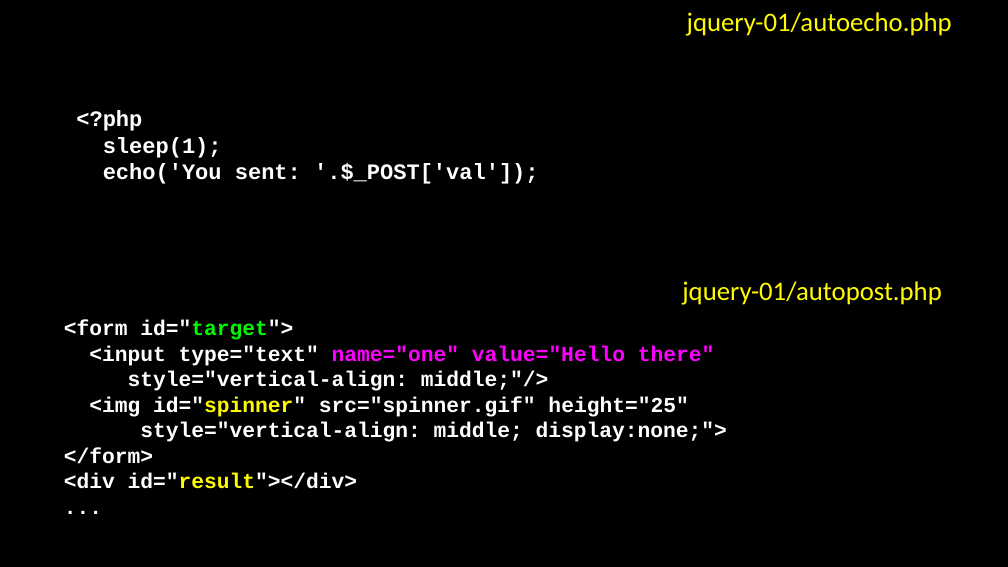
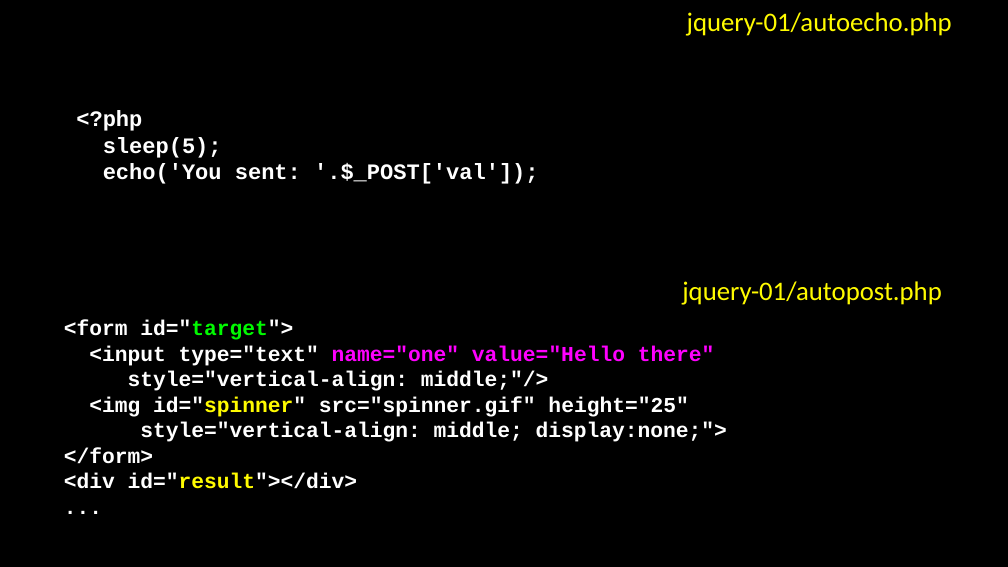
Before and after one commit to csev/wa4e, a slide deck: slide 11 of lectures/PHP-14-JQuery-JSON.ppt (slide 9 before the commit). Drawn at 1008x567 pixels with LibreOffice and Linux fonts; fonts in the diff are those of the drawing. Boxes give left, top, right and bottom in pixels: in the first picture for what was removed or moved away, otherwise in the second. Text is boxed around its words. In the diff, an @@ line names an element or a change of style, - is before the commit and + after.

```diff
--- a/lectures/PHP-14-JQuery-JSON.ppt
+++ b/lectures/PHP-14-JQuery-JSON.ppt
@@ text in free at bbox=[103, 137, 222, 158]: text changed @@
-sleep(1);
+sleep(5);
```
Also in this commit, not shown: 8 other slides changed, 2 slides added, 10 other files.
